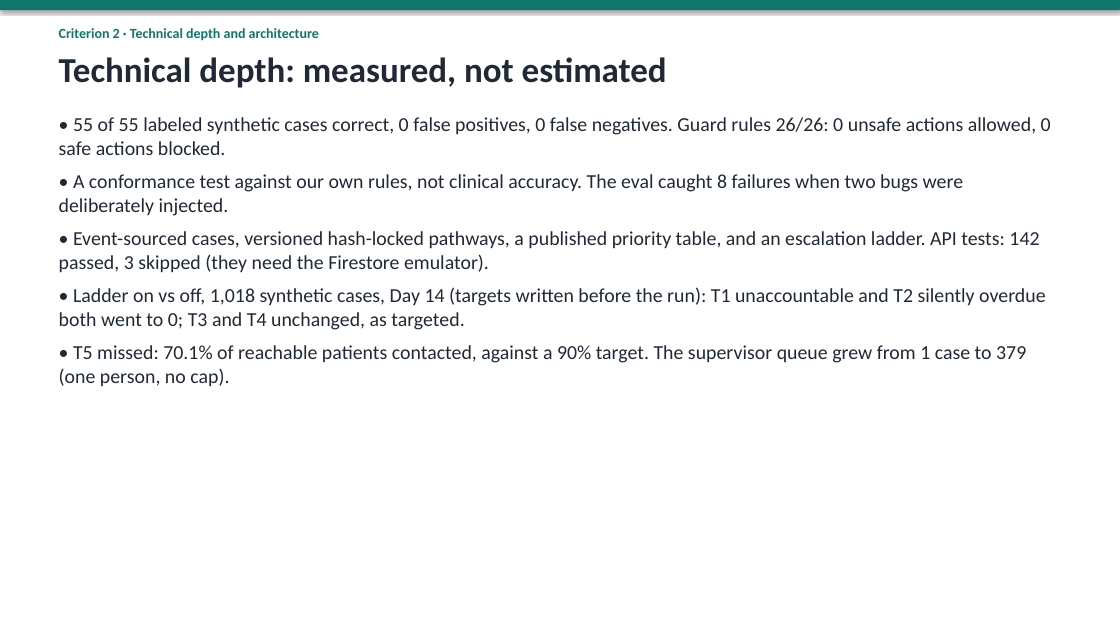
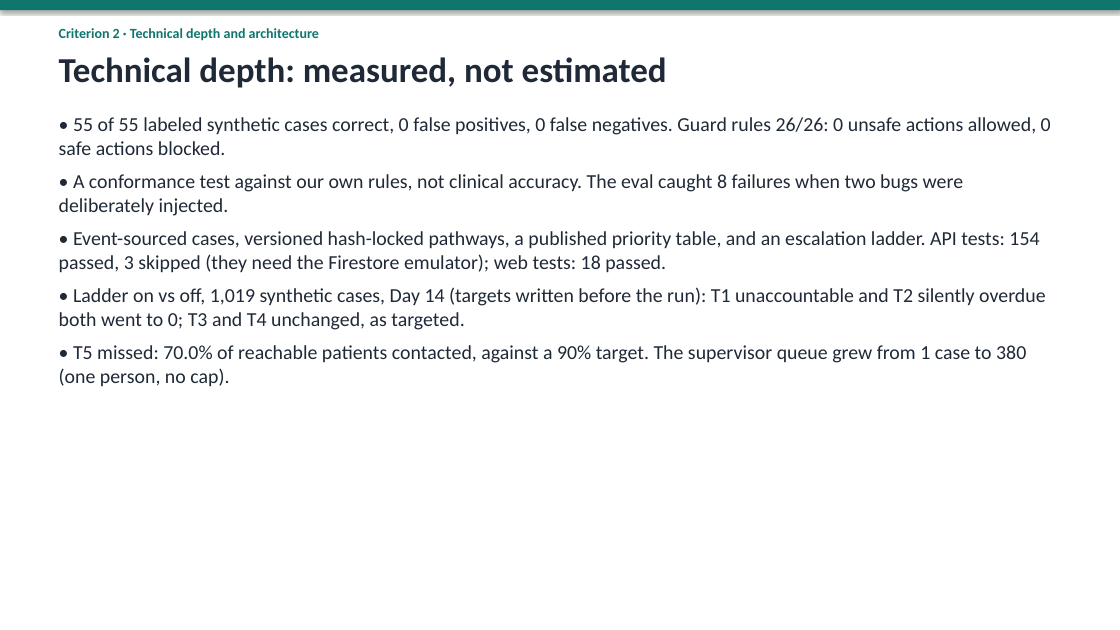
Before and after one commit to BKDKUBO/loopcloser, a slide deck: slide 9 of submission/LoopCloser-deck-DRAFT.pptx (slide 8 before the commit). Drawn at 1120x630 pixels with LibreOffice and Linux fonts; fonts in the diff are those of the drawing. Boxes give left, top, right and bottom in pixels: in the first picture for what was removed or moved away, otherwise in the second. Text is boxed around its words. In the diff, an @@ line names an element or a change of style, - is before the commit and + after.

```diff
--- a/submission/LoopCloser-deck-DRAFT.pptx
+++ b/submission/LoopCloser-deck-DRAFT.pptx
@@ text at bbox=[59, 231, 1045, 387]: text changed @@
-• Event-sourced cases, versioned hash-locked pathways, a published priority table, and an escalation ladder. API tests: 142 passed, 3 skipped (they need the Firestore emulator).
-• Ladder on vs off, 1,018 synthetic cases, Day 14 (targets written before the run): T1 unaccountable and T2 silently overdue both went to 0; T3 and T4 unchanged, as targeted.
-• T5 missed: 70.1% of reachable patients contacted, against a 90% target. The supervisor queue grew from 1 case to 379 (one person, no cap).
+• Event-sourced cases, versioned hash-locked pathways, a published priority table, and an escalation ladder. API tests: 154 passed, 3 skipped (they need the Firestore emulator); web tests: 18 passed.
+• Ladder on vs off, 1,019 synthetic cases, Day 14 (targets written before the run): T1 unaccountable and T2 silently overdue both went to 0; T3 and T4 unchanged, as targeted.
+• T5 missed: 70.0% of reachable patients contacted, against a 90% target. The supervisor queue grew from 1 case to 380 (one person, no cap).
```
Also in this commit, not shown: 6 other slides changed, 1 slide added, 4 other files.
